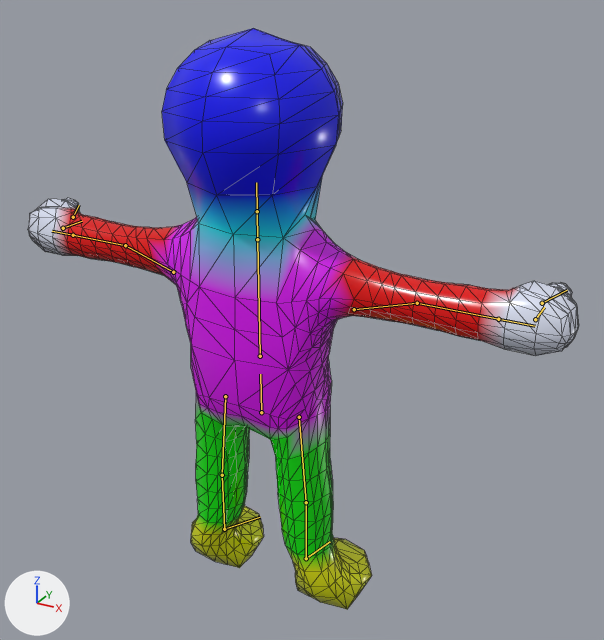
One commit to the glTF model do-not-drop/assets/models/characters/gel/gel_body_lod1.glb: the scene before it, then after it.
One viewpoint serves both versions: a camera (50 mm lens) standing at (1.176, -1.884, 1.929) and looking at (0.002, 0.251, 0.861). The axes (+X, +Y, +Z) are drawn at lower left. The lights are the same throughout. The first picture is the older version. The bones that bend it are drawn over the model as lines. Mesh edges are drawn as thin lines.

Names of what the first picture shows: 'GelBodyLOD1'.
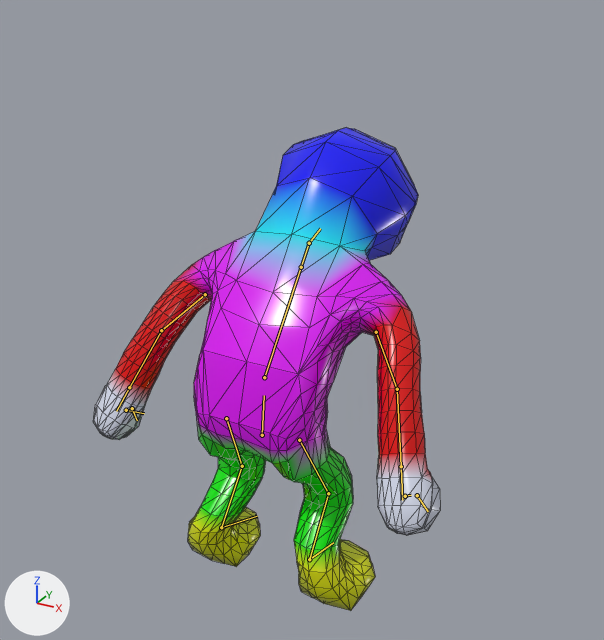
The newer file adds an action. The first version stands in its rest pose; the second is drawn at frame 0 of the action 'Defeat'.

What the commit changed:
Bone 'pelvis' (bone_pelvis) moves from (0.0, 0.0, 0.0) to (0.0, -0.079, 0.0).
Bone 'pelvis' (bone_pelvis) turns from (0, 0, 0) to (7, 0, 0) degrees about its own x, y and z.
Bone 'chest' (bone_chest) turns from (0, 0, 0) to (32, 0, 0) degrees about its own x, y and z.
Bone 'head' (bone_head) turns from (0, 0, 0) to (32, 0, 0) degrees about its own x, y and z.
Bone 'upper_arm.L' (bone_upper_arm_l) turns from (0, 0, 0) to (-71, 5, -12) degrees about its own x, y and z.
Bone 'forearm.L' (bone_forearm_l) turns from (0, 0, 0) to (0, -8, -13) degrees about its own x, y and z.
Bone 'thumb.L' (bone_thumb_l) turns from (0, 0, 0) to (5, 1, -1) degrees about its own x, y and z.
Bone 'upper_arm.R' (bone_upper_arm_r) turns from (0, 0, 0) to (-71, -5, 12) degrees about its own x, y and z.
Bone 'forearm.R' (bone_forearm_r) turns from (0, 0, 0) to (0, 8, 13) degrees about its own x, y and z.
Bone 'thumb.R' (bone_thumb_r) turns from (0, 0, 0) to (5, -1, 1) degrees about its own x, y and z.
Bone 'thigh.L' (bone_thigh_l) turns from (0, 0, 0) to (-33, -2, -2) degrees about its own x, y and z.
Bone 'shin.L' (bone_shin_l) turns from (0, 0, 0) to (65, -2, 1) degrees about its own x, y and z.
Bone 'foot.L' (bone_foot_l) turns from (0, 0, 0) to (-39, 2, 0) degrees about its own x, y and z.
Bone 'thigh.R' (bone_thigh_r) turns from (0, 0, 0) to (-33, 2, 2) degrees about its own x, y and z.
Bone 'shin.R' (bone_shin_r) turns from (0, 0, 0) to (65, 2, -1) degrees about its own x, y and z.
Bone 'foot.R' (bone_foot_r) turns from (0, 0, 0) to (-39, -2, 0) degrees about its own x, y and z.

Changed parts and their boxes (x1, y1, x2, y2) in the pictures (604 x 640 px):
'GelBodyLOD1', posed (37% narrower, 17% shorter): before (28, 28, 579, 609); after (93, 127, 440, 611)
bone 'pelvis', root to tip: before (261, 412) to (260, 374); after (262, 435) to (264, 395)
bone 'chest', root to tip: before (260, 356) to (257, 239); after (264, 377) to (301, 267)
bone 'head', root to tip: before (257, 211) to (256, 182); after (309, 243) to (320, 228)
bone 'upper_arm.L', root to tip: before (173, 272) to (125, 245); after (205, 294) to (161, 330)
bone 'forearm.L', root to tip: before (125, 245) to (73, 235); after (161, 330) to (129, 387)
bone 'thumb.L', root to tip: before (73, 217) to (79, 205); after (132, 408) to (137, 420)
bone 'upper_arm.R', root to tip: before (354, 309) to (417, 303); after (376, 332) to (397, 389)
bone 'forearm.R', root to tip: before (417, 303) to (498, 319); after (397, 389) to (401, 466)
bone 'thumb.R', root to tip: before (542, 303) to (567, 290); after (417, 495) to (428, 511)
bone 'thigh.L', root to tip: before (225, 396) to (222, 475); after (226, 418) to (242, 466)
bone 'shin.L', root to tip: before (222, 475) to (224, 529); after (242, 466) to (221, 527)
bone 'foot.L', root to tip: before (224, 529) to (260, 517); after (221, 527) to (257, 516)
bone 'thigh.R', root to tip: before (299, 417) to (306, 502); after (299, 440) to (328, 493)
bone 'shin.R', root to tip: before (306, 502) to (306, 558); after (328, 493) to (309, 559)
bone 'foot.R', root to tip: before (306, 558) to (330, 541); after (309, 559) to (333, 542)
